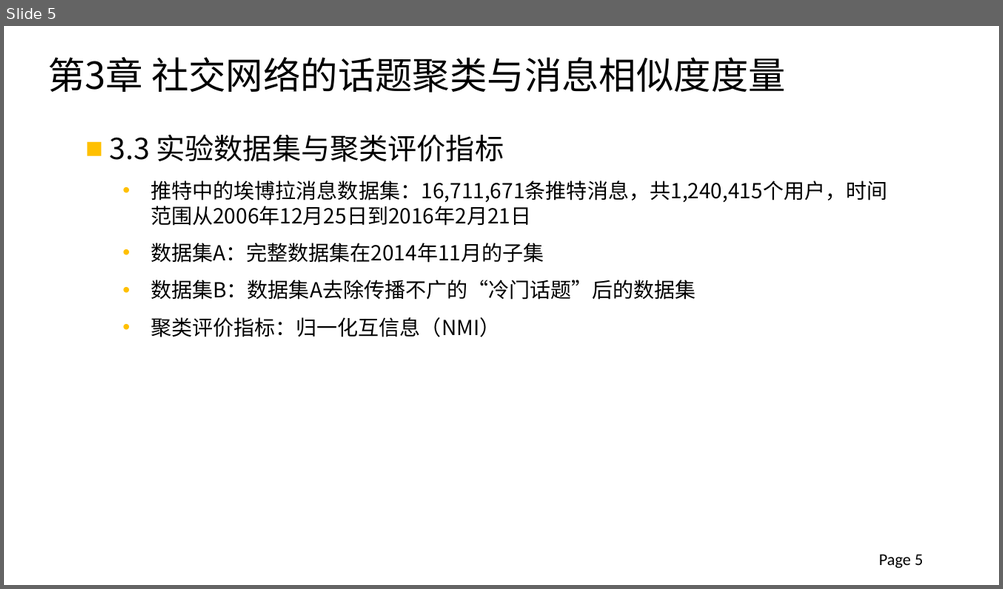
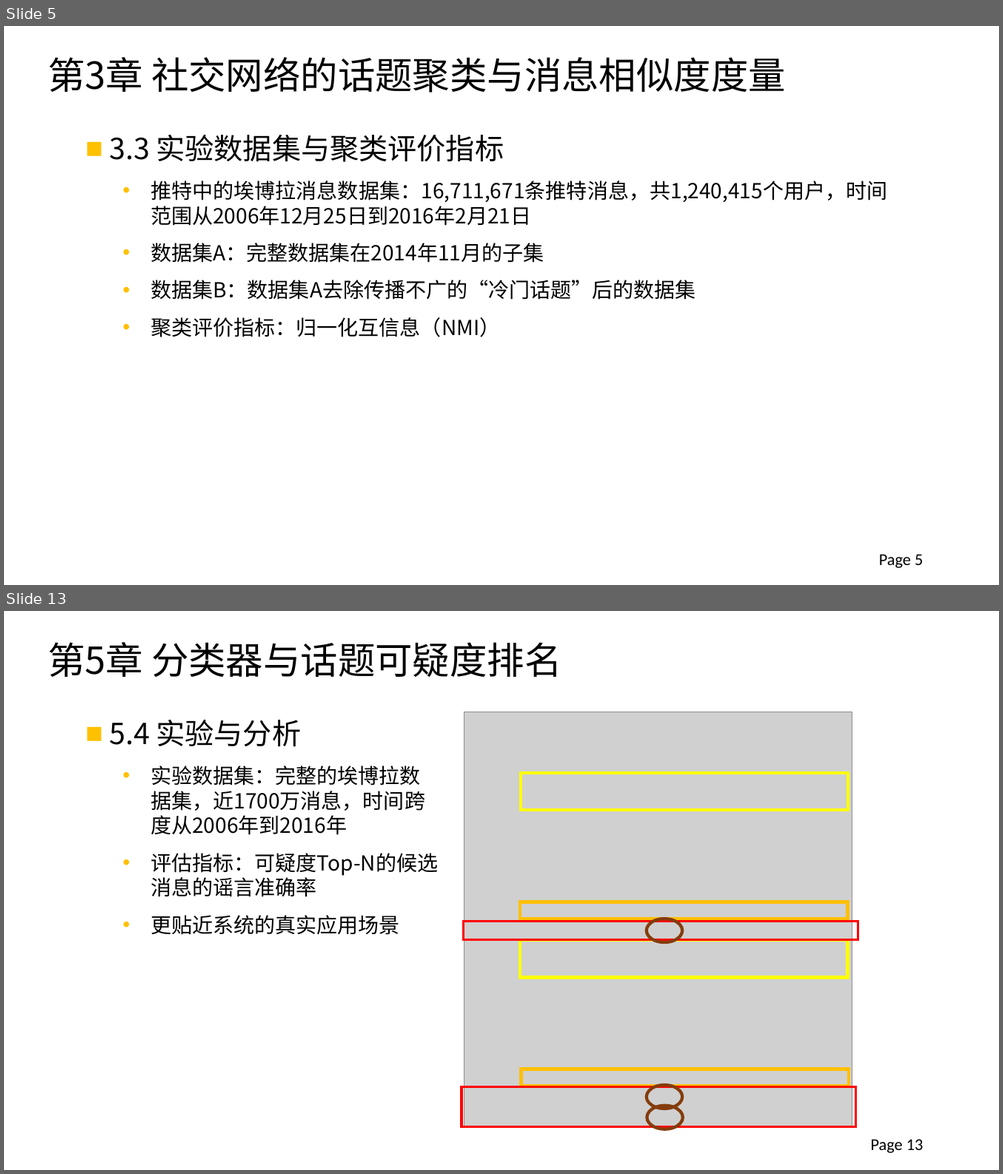
Before and after one commit to xinke0802/DataProcess, a slide deck: 2012013297_钟仰新_毕设论文答辩.pptx. Shown one above the other, each under a label of ours: slide 5 before the commit, slides 5 and 13 after it; the slides between them are not shown. The pictures are 1003x589 and 1003x1174 pixels, drawn with LibreOffice and Linux fonts; fonts in the diff are those of the drawing; grey boxes stand for pictures; background and template pictures are left out. Boxes give left, top, right and bottom in pixels: in the first picture for what was removed or moved away, otherwise in the second. Text is boxed around its words. In the diff, an @@ line names an element or a change of style, - is before the commit and + after.

```diff
--- a/2012013297_钟仰新_毕设论文答辩.pptx
+++ b/2012013297_钟仰新_毕设论文答辩.pptx
@@ slide 13 added at [4, 611, 999, 1170], background #FFFFFF @@
@@ text added at [48, 642, 561, 677], 36 pt, text #000000 @@
+第5章 分类器与话题可疑度排名
@@ text added at [109, 720, 438, 935], 20 pt, text #000000 @@
+■ 5.4 实验与分析
+  • 实验数据集：完整的埃博拉数
+    据集，近1700万消息，时间跨
+    度从2006年到2016年
+  • 评估指标：可疑度Top-N的候选
+    消息的谣言准确率
+  • 更贴近系统的真实应用场景
@@ picture added at [464, 712, 851, 1128] @@
@@ rectangle added at [521, 773, 848, 810], outline #FFFF00 3 pt @@
@@ rectangle added at [464, 921, 858, 940], outline #FF0000 2.25 pt @@
@@ rectangle added at [521, 902, 848, 918], outline #FFC000 3 pt @@
@@ ellipse added at [646, 919, 683, 943], outline #843C0B 3 pt @@
@@ rectangle added at [521, 941, 848, 978], outline #FFFF00 3 pt @@
@@ rectangle added at [521, 1070, 848, 1086], outline #FFC000 3 pt @@
@@ rectangle added at [461, 1088, 856, 1128], outline #FF0000 2.25 pt @@
@@ ellipse added at [646, 1085, 683, 1110], outline #843C0B 3 pt @@
@@ ellipse added at [647, 1105, 683, 1130], outline #843C0B 3 pt @@
@@ page number added at [871, 1139, 923, 1153], 16 pt, text #000000 @@
+Page 13
```
Also in this commit, not shown: 2 slides changed, 8 other slides added, 4 slides removed.
